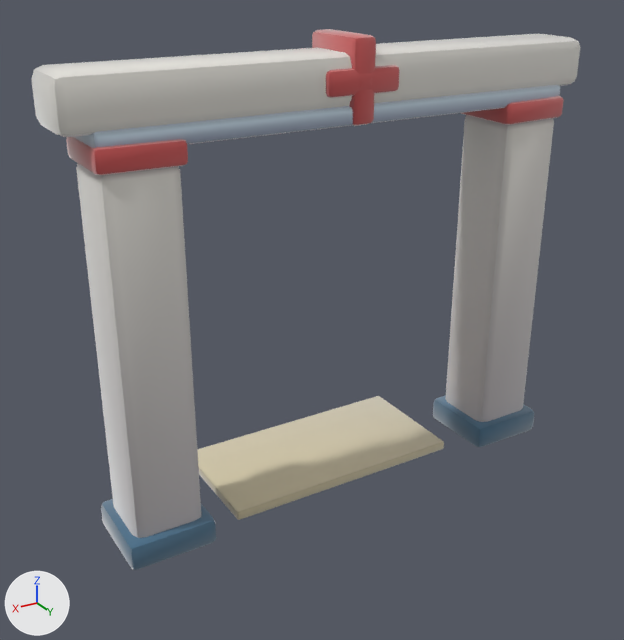
An edit to the glTF model assets/models/gates/8177ca62.glb, drawn before and after from the same camera.
Both versions are drawn from a 50 mm lens placed at (3.99, 6.16, 4.81), pointed at (0.13, -0.27, 1.59). Arrows for +X, +Y and +Z are at lower left; the lights stay in place. The older version comes first. Vertices at exactly the same position are counted once.

The scene before the commit, as lines of its bpy script (objects in view):
```python
me_gate_8177ca62 = bpy.data.meshes.new('gate_8177ca62')
me_gate_8177ca62.from_pydata(...)  # 952 vertices, 1836 faces; spans x -2.47..2.46, y -1.01..0.4, z -0.01..4.19
# faces by material slot: [756, 648, 216, 108, 108]
me_gate_8177ca62.materials.append(mat_clay__f1eee6_0_93)
me_gate_8177ca62.materials.append(mat_clay__d95555_0_93)
me_gate_8177ca62.materials.append(mat_clay__3f6e8c_0_93)
me_gate_8177ca62.materials.append(mat_clay__cfe3f2_0_93)
me_gate_8177ca62.materials.append(mat_clay__d8cca8_0_93)
ob_gate_8177ca62 = bpy.data.objects.new('gate_8177ca62', me_gate_8177ca62)
ob_gate_8177ca62.location = (0.0, 0.0, 0.0)
```
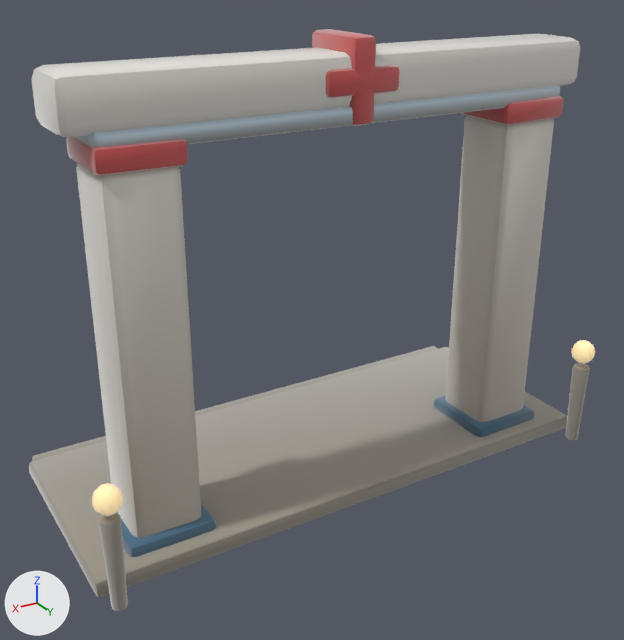
Pixel boxes [x1, y1, x2, y2] of what changed, in the pictures (624 x 640 px):
'gate_8177ca62', reshaped (8% taller): before [31, 29, 580, 570]; after [29, 29, 595, 611]
part 1 of me_gate_8177ca62, added (mostly hidden): after [32, 346, 438, 461]
part 2 of me_gate_8177ca62, added (beige): after [571, 340, 595, 364]
part 3 of me_gate_8177ca62, added (beige): after [92, 483, 123, 516]
part 4 of me_gate_8177ca62, added: after [565, 363, 589, 441]
part 5 of me_gate_8177ca62, added: after [99, 513, 128, 611]
part 6 of me_gate_8177ca62, added: after [29, 347, 567, 597]
part 7 of me_gate_8177ca62, edited (looks the same): [31, 32, 580, 557] in both

The change, as a list of edits to the scene's bpy script:
```text
Add mat_clay__b9b2a2_0_93:
    mat_clay__b9b2a2_0_93 = bpy.data.materials.new('clay_#B9B2A2_0.93_-')
    # nodes: BsdfPrincipled, Mix, OutputMaterial, VertexColor
    # colours: grey #b9b2a2, mixed with the vertex colours
Add mat_clay__ffe2a8_0_95__ffe2a8:
    mat_clay__ffe2a8_0_95__ffe2a8 = bpy.data.materials.new('clay_#FFE2A8_0.95_#FFE2A8')
    # nodes: BsdfPrincipled, Mix, OutputMaterial, VertexColor
    # colours: beige #bca67a, beige #ffe2a8, mixed with the vertex colours
Add mat_clay__9e978a_0_93:
    mat_clay__9e978a_0_93 = bpy.data.materials.new('clay_#9E978A_0.93_-')
    # nodes: BsdfPrincipled, Mix, OutputMaterial, VertexColor
    # colours: grey #9e978a, mixed with the vertex colours
Change me_gate_8177ca62:
    used by ob_gate_8177ca62; location = (0.0, 0.0, 0.0)
    remove me_gate_8177ca62.from_pydata(...)  # 952 vertices, 1836 faces; spans x -2.47..2.46, y -1.01..0.4, z -0.01..4.19
    add me_gate_8177ca62.from_pydata(...)  # 1452 vertices, 2808 faces; spans x -2.64..2.64, y -1.71..0.84, z -0.01..4.19
    me_gate_8177ca62 part 1: the loose piece of 56 vertices spanning x -2.22..2.22, y -0.31..0.32, z 3.49..3.65 is copied, and the copy is multiplied about its middle by the matrix ((1.159, -0.009, 0.013), (0.0, 0.532, 0.006), (0.0, -0.006, 0.76)), then moved by (0.0, -1.54, -3.51), in mat_clay__9e978a_0_93; it spans x -2.56..2.56, y -1.71..-1.37, z 0.0..0.12
    me_gate_8177ca62 part 2: a new loose piece, a UV sphere (10 segments, 6 rings, poles along z) spanning x -2.62..-2.38, y 0.61..0.84, z 0.9..1.14, in mat_clay__ffe2a8_0_95__ffe2a8
    me_gate_8177ca62 part 3: a new loose piece, a UV sphere (10 segments, 6 rings, poles along z) spanning x 2.39..2.63, y 0.61..0.83, z 0.9..1.14, in mat_clay__ffe2a8_0_95__ffe2a8
    me_gate_8177ca62 part 4: a new loose piece of 114 vertices spanning x -2.59..-2.42, y 0.64..0.81, z -0.01..0.87, in mat_clay__9e978a_0_93
    me_gate_8177ca62 part 5: a new loose piece of 114 vertices spanning x 2.42..2.59, y 0.64..0.8, z 0.0..0.86, in mat_clay__9e978a_0_93
    me_gate_8177ca62 part 6: a new loose piece of 56 vertices spanning x -2.64..2.64, y -1.55..0.55, z -0.01..0.16, in mat_clay__9e978a_0_93
    me_gate_8177ca62 part 7: 1796 kept faces spanning x -2.47..2.46, y -1.01..0.4, z -0.01..4.18 get new vertex colours
    other edits to the shape of me_gate_8177ca62 do not show in these pictures
    add me_gate_8177ca62.materials.append(mat_clay__9e978a_0_93)
    add me_gate_8177ca62.materials.append(mat_clay__b9b2a2_0_93)
    add me_gate_8177ca62.materials.append(mat_clay__ffe2a8_0_95__ffe2a8)
```
